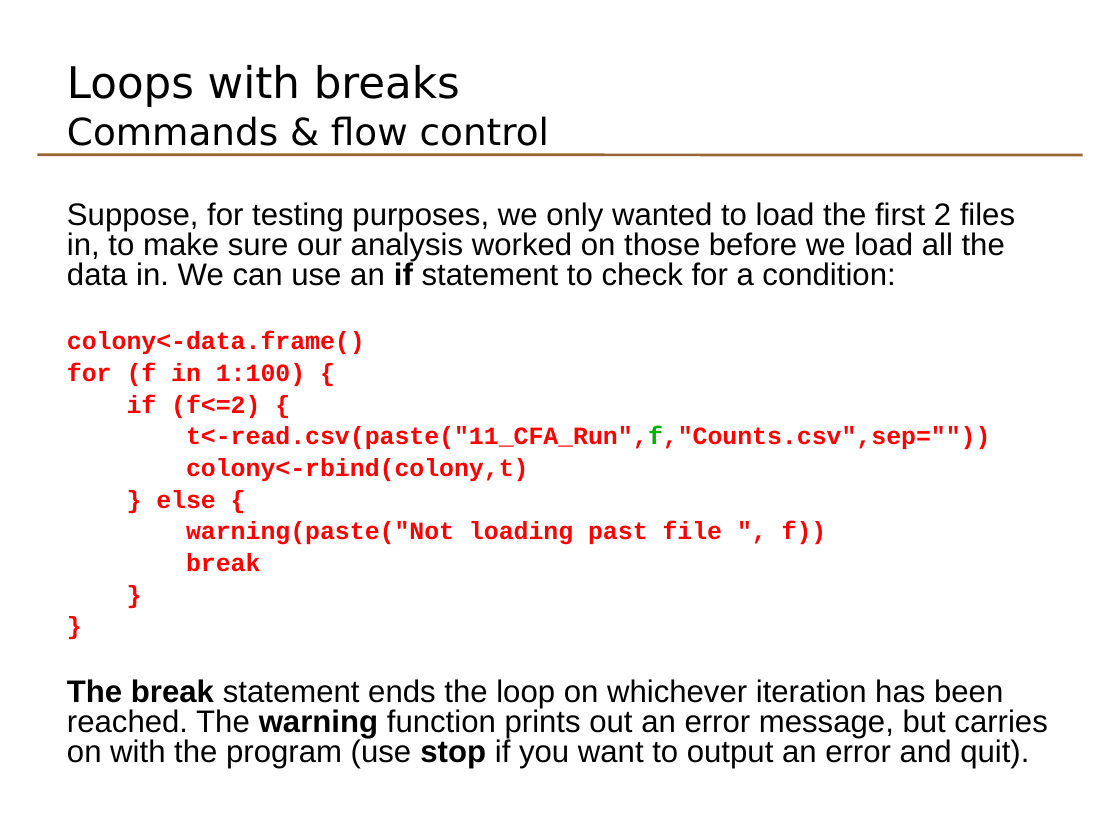
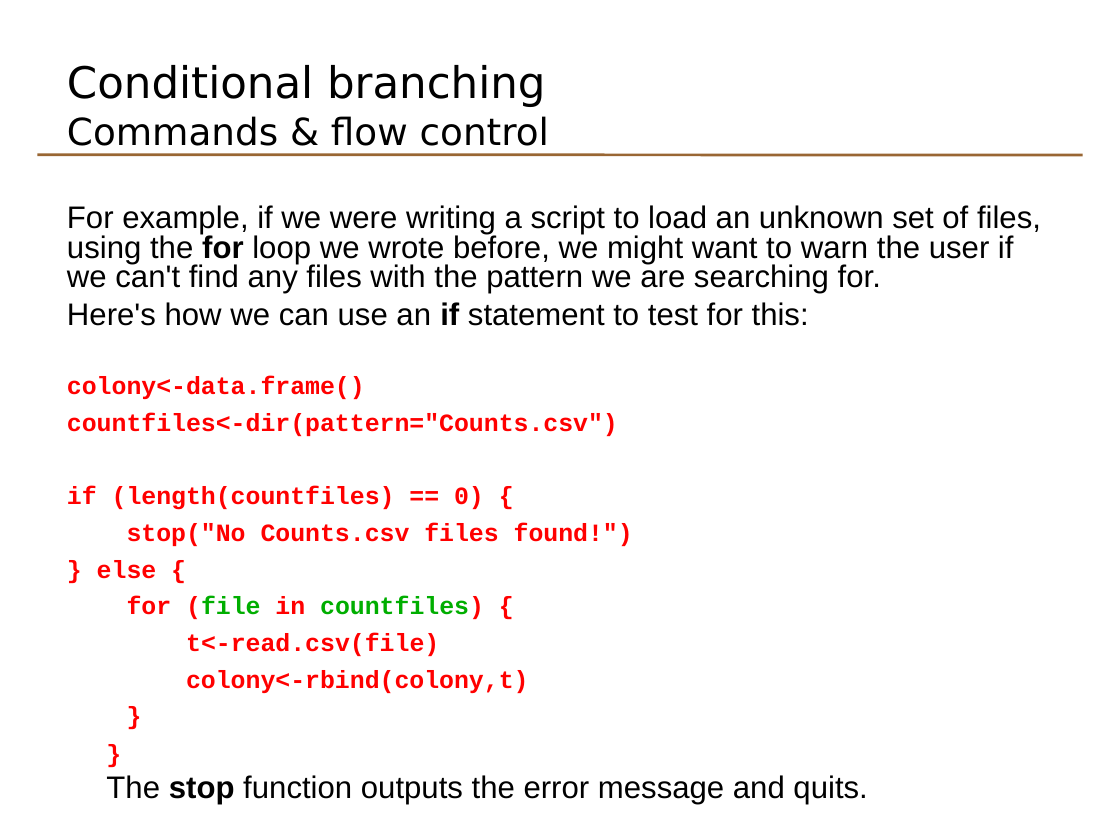
Before and after one commit to lgatto/TeachingMaterial, a slide deck: slide 12 of odp/basicr_day1_4_programming_techniques.odp (slide 7 before the commit). Drawn at 1120x840 pixels with LibreOffice and Linux fonts; fonts in the diff are those of the drawing. Boxes give left, top, right and bottom in pixels: in the first picture for what was removed or moved away, otherwise in the second. Text is boxed around its words. In the diff, an @@ line names an element or a change of style, - is before the commit and + after.

Commit message:
Add genome size exercise to introduction; explain character vectors; return list example; shift source instruction for patients dataframe; rewrite programming techniques section; add model formula explanation

```diff
--- a/odp/basicr_day1_4_programming_techniques.odp
+++ b/odp/basicr_day1_4_programming_techniques.odp
@@ text at [67, 65, 549, 146]: text changed; size 24 to 28 pt @@
-Loops with breaks
-Commands & flow control
+Conditional branching
+Commands & flow control
@@ text at [67, 205, 1041, 326]: text changed @@
-Suppose, for testing purposes, we only wanted to load the first 2 files in, to make sure our analysis worked on those before we load all the data in. We can use an if statement to check for a condition:
+For example, if we were writing a script to load an unknown set of files, using the for loop we wrote before, we might want to warn the user if we can't find any files with the pattern we are searching for.
+Here's how we can use an if statement to test for this:
@@ text at [67, 376, 529, 693]: indent changed; line spacing 0.8 to 1.02; less space between paragraphs @@
@@ text at [67, 413, 633, 656]: text changed @@
-for (f in 1:100) {
-if (f<=2) {
-t<-read.csv(paste("11_CFA_Run",f,"Counts.csv",sep=""))
+countfiles<-dir(pattern="Counts.csv")
+if (length(countfiles) == 0) {
+stop("No Counts.csv files found!")
+} else {
+for (file in countfiles) {
+t<-read.csv(file)
@@ text at [156, 490, 827, 572]: paragraphs removed @@
-} else {
-warning(paste("Not loading past file ", f))
-break
@@ text at [67, 679, 1047, 768]: text changed @@
-The break statement ends the loop on whichever iteration has been reached. The warning function prints out an error message, but carries on with the program (use stop if you want to output an error and quit).
+The stop function outputs the error message and quits.
```
Also in this commit, not shown: 4 other slides changed, 6 slides added, 2 slides removed, 9 other files.
